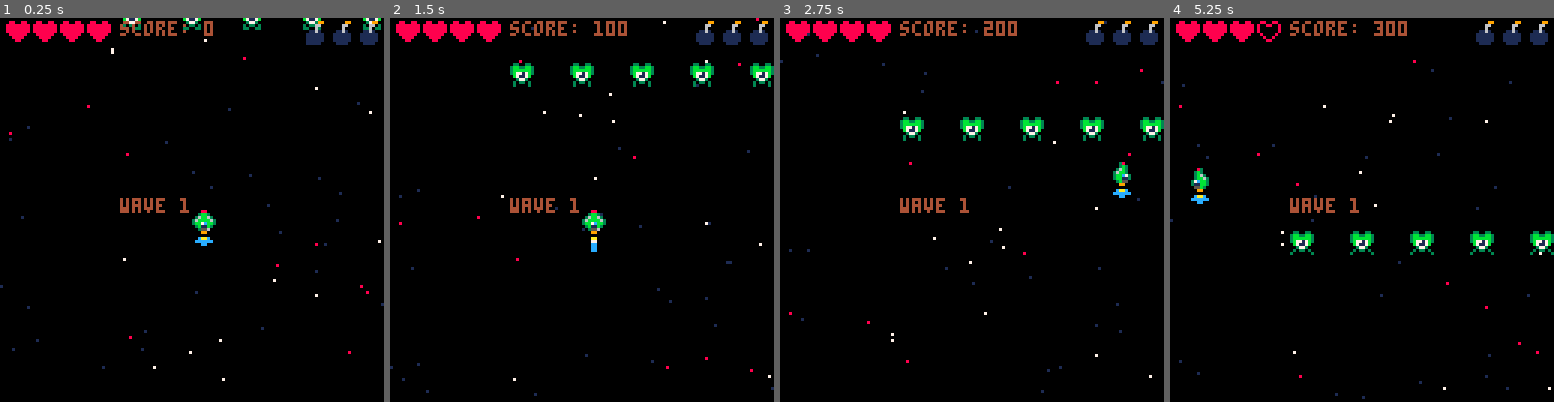
Above: before the commit, frames 1-4 (left to right).
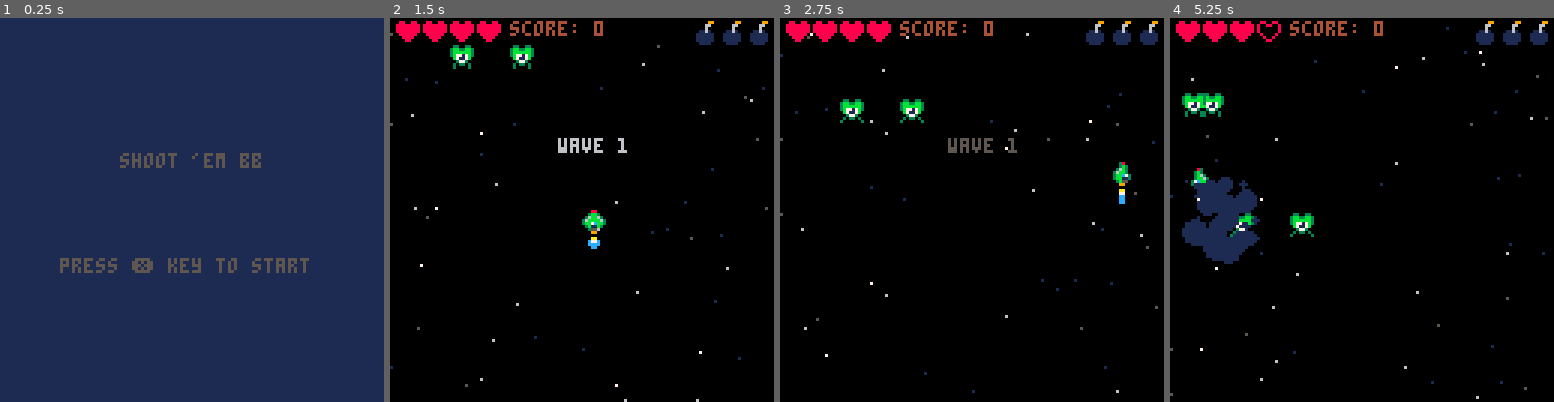
Above: after the commit, the same moments.

Repository: ata-o/shmup
Game: PICO-8 cartridge shmup.p8
Two runs of this game, one before a commit and one after it. Both use one fixed random seed, a clock stepped at 60 frames per second and the inputs below.
Inputs:
- Up to frame 1 (0.25 s): no input
- Up to frame 2 (1.5 s): tap X (X key) at 0.33, 1.07 s; tap O (Z key) at 0.7 s
- Up to frame 3 (2.75 s): hold Right 1.6-2.1 s; tap O (Z key) at 1.7, 2.1, 2.5 s; tap X (X key) at 1.85 s; hold Up 2.15-2.42 s; hold Right from 2.47 s (still down)
- Up to frame 4 (5.25 s): tap O (Z key) every 0.4 s from 2.9 to 4.9 s; tap X (X key) at 2.97, 4.08, 5.2 s; release Right at 3.03 s; hold Left 3.08-3.58 s; hold Down 3.63-3.97 s; hold Right 4.02-4.68 s; hold Up 4.73-5.03 s; hold Left from 5.08 s (still down)

The runs differ from the first frame. In frame 1, 99% of the frame differs, in the area x 0-100%, y 0-100%; in frame 2, 3.3%; in frame 3, 3.2%; in frame 4, 6.0%.

Commit message:
add: wavetext, enemy respawn, music

Diff:
--- a/background.lua
+++ b/background.lua
@@ -1,4 +1,3 @@
-
 function make_background()
 	stars = {}
 	for i=1, 50 do
@@ -11,7 +10,9 @@
 		if elem.spd < 0.75 then
 			elem.col = 1
 		elseif elem.spd < 1 then
-		 elem.col = 8
+		 elem.col = 5
+		 elseif elem.spd < 1.25 then
+		 elem.col = 6
 		else
 		 elem.col = 7
 		end
--- a/enemies.lua
+++ b/enemies.lua
@@ -1,7 +1,7 @@
 function init_enemies()
 	enemies = {}
-	 for i=1,5 do
-		spawn_enemy(20+(i*20))
+	 for i=1,2 do
+		spawn_enemy(0+(i*20))
 	 end
 end
 
@@ -43,3 +43,20 @@
 		end
  	end
 end
+
+function spawn_wave(wave)
+	for i=1,2 do
+		spawn_enemy(rnd(120))
+	end
+end
+
+function next_wave()
+	game.wave += 1
+	if game.wave > 4 then
+		game.stage = "win"
+	else
+		game.wavetime = 80
+		game.stage = "wavetext"
+	end
+
+end
--- a/game_manager.lua
+++ b/game_manager.lua
@@ -9,8 +9,10 @@
 end
 
 function make_game()
+	t=0
 	game={}
-	game.stage = "wavetext"
+	game.stage = "start"
+
 	game.score = 0
 	game.life = 3
 	game.maxlife = 4
@@ -87,48 +89,12 @@
 					make_particle(enem.x+3, enem.y+3)
 					make_sparkle(enem.x+3, enem.y+3, 20, 12)
 					make_shwave(enem.x+4, enem.y+4, 2, 25, 7, 3.5)
+
+					if #enemies == 0 then
+						next_wave()
+					end
 				end
 			end
 		end
 	end
 end
-
--->8
---background
-
-function make_background()
-	stars = {}
-	for i=1, 50 do
-		local elem = {
-			x = flr(rnd(128)),
-			y = flr(rnd(128)),
-			spd = rnd(1.2)+0.2
-		}
-
-		if elem.spd < 0.75 then
-			elem.col = 1
-		elseif elem.spd < 1 then
-		 elem.col = 8
-		else
-		 elem.col = 7
-		end
-
-		add(stars, elem)
-	end
-end
-
-function draw_background()
-	for star in all(stars) do
-		--if star.spd < 1.5 then
-		--	pset(star.x, star.y, star.col)
-		--else
-		--	line(star.x, star.y, star.x, star.y-2, star.col)
-		--end
-		pset(star.x, star.y, star.col)
-
-		if star.y >= 128 then
-			star.y = 0
-		end
-			star.y += star.spd
-	end
-end
--- a/loop.lua
+++ b/loop.lua
@@ -1,6 +1,7 @@
 function _init()
 	cls(0)
 	make_game()
+	music(0)
 end
 
 function _draw()
@@ -14,12 +15,13 @@
 		draw_wavetext()
 	elseif game.stage=="over" then
 		draw_gameover()
+	elseif game.stage=="win" then
+		draw_win()
 	end
 end
 
 function _update()
 	if game.stage=="game" then
-		t+=1
 		update_game()
 	elseif game.stage=="start" then
 		update_start()
@@ -27,5 +29,7 @@
 		update_wavetext()
 	elseif game.stage=="over" then
 		update_gameover()
+	elseif game.stage=="win" then
+		update_win()
 	end
 end
--- a/stages.lua
+++ b/stages.lua
@@ -10,6 +10,8 @@
 end
 
 function update_game()
+		game.blinkt+=1
+		t+=1
 		move_ship()
 		move_bullets()
 		move_enemies()
@@ -22,44 +24,86 @@
 
 function draw_start()
 	cls(1)
-	print("shoot 'em bb", 40, 45,12)
-	print("press ❎ key to start", 20, 80, 7)
+	print("shoot 'em bb", 40, 45, blink())
+	print("press ❎ key to start", 20, 80, blink())
 end
 
 function update_start()
-	if btnp(5) then
-		start_game()
+	if btn(4) == false and btn(5) == false then
+		btnreleased = true
+	end
+	if btnreleased  then
+		if btnp(4) or btnp(5) then
+			music(-1, 3000)
+			btnreleased = false
+			start_game()
+			game.wave=0
+			next_wave()
+		end
 	end
 end
 
 function draw_wavetext()
 	draw_game()
-	print("wave ".. game.wave, 40, 60)
+	print("wave ".. game.wave, 56, 40, blink())
 end
 
 function update_wavetext()
 	update_game()
+	game.wavetime -= 1
+	if game.wavetime <= 0 then
+		game.stage="game"
+		spawn_wave(game.wave)
+	end
 end
 
 function draw_gameover()
 	cls(8)
 	print("game over!", 45, 45,6)
-	print("final score: ".. game.score, 30, 60,6)
-	print("press ❎ key to restart", 20, 80, 7)
+	print("final score: ".. game.score, 30, 60, 6)
+	print("press ❎ key to restart", 20, 80, blink())
+
 end
 
 function update_gameover()
-	if btnp(5) then
-		start_game()
+	if btn(4) == false and btn(5) == false then
+		btnreleased = true
+	end
+	if btnreleased  then
+		if btnp(4) or btnp(5) then
+			btnreleased = false
+			music(0)
+			start_game()
+		end
+	end
+end
+
+function draw_win()
+	cls(3)
+	print("congratulations!", 30, 45,6)
+	print("final score: " .. game.score, 30, 60, 6)
+	print("press any key to restart", 20, 80, blink())
+end
+
+function update_win()
+	if btn(4) == false and btn(5) == false then
+		btnreleased = true
+	end
+	if btnreleased  then
+		if btnp(4) or btnp(5) then
+			btnreleased = false
+			music(0)
+			start_game()
+		end
 	end
 end
 
 function start_game()
-	t=0
-	game.wave=1
- 	game.stage="wavetext"
+	game.stage="start"
+
 	game.score = 0
 	game.life = game.maxlife
+	game.blinkt = 1
  	make_background()
 	make_ship()
 	init_bullets()
@@ -67,3 +111,13 @@
 	init_particles()
 	init_shwaves()
 end
+
+function blink()
+	local banim = {5,5,5,5,5,5,5,5,5,5,5,6,6,7,7,6,6,5}
+
+	if game.blinkt > #banim then
+		game.blinkt = 1
+	end
+
+	return banim[game.blinkt]
+end
Not shown, changed: 19 lines of the sprite sheet (__gfx__) section of shmup.p8
Not shown, changed: the music (__music__) section of shmup.p8
Not shown, changed: the sound effects (__sfx__) section of shmup.p8
Not shown, removed: printnames.py
